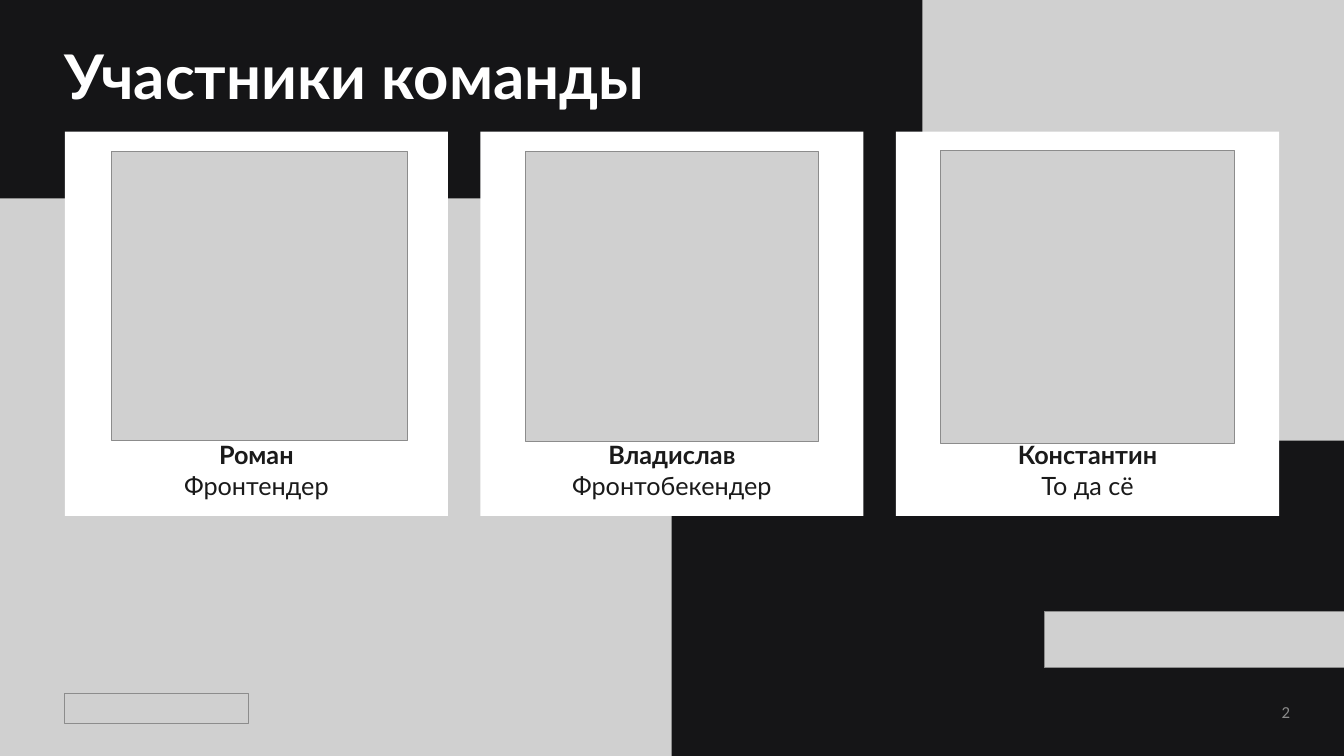
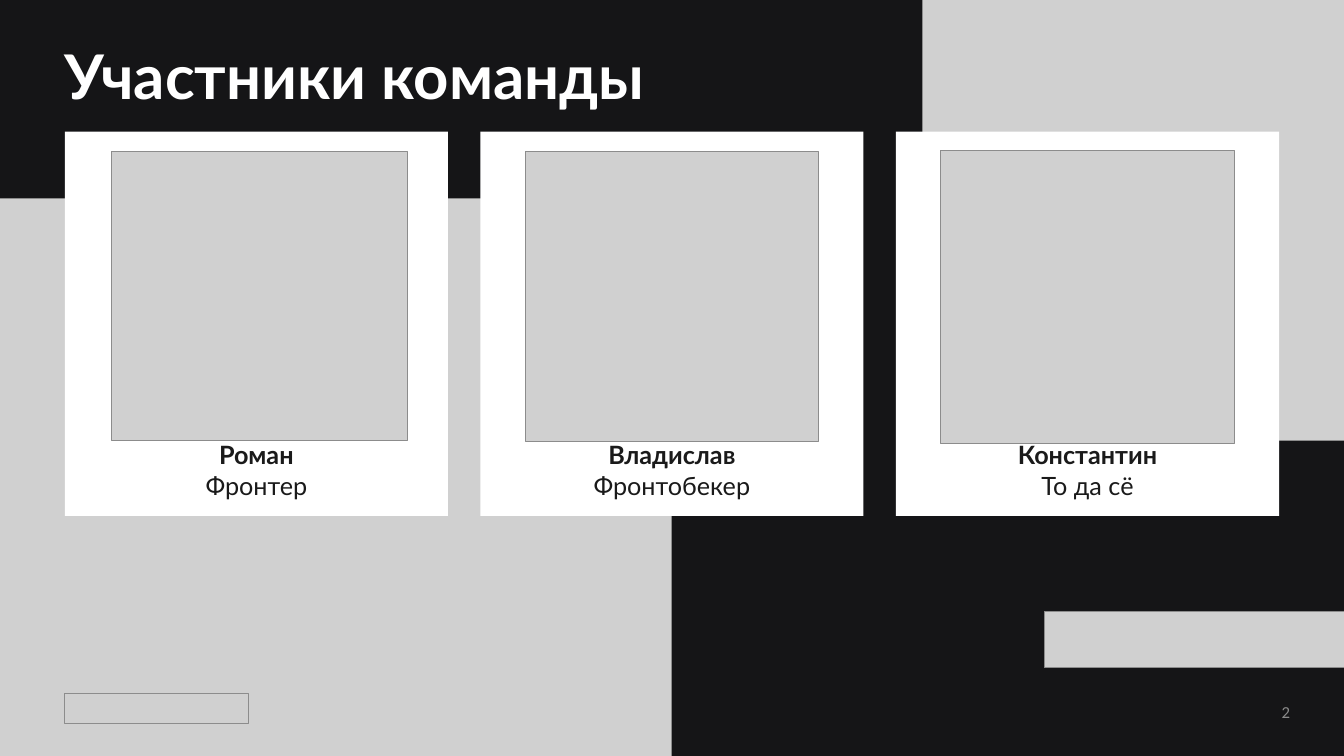
Before and after one commit to vasemkin/wildhack--volunteers, a slide deck: slide 2 of presentation/demo_bITb.pptx. Drawn at 1344x756 pixels with LibreOffice and Linux fonts; fonts in the diff are those of the drawing; grey boxes stand for pictures. Boxes give left, top, right and bottom in pixels: in the first picture for what was removed or moved away, otherwise in the second. Text is boxed around its words. In the diff, an @@ line names an element or a change of style, - is before the commit and + after.

```diff
--- a/presentation/demo_bITb.pptx
+++ b/presentation/demo_bITb.pptx
@@ text at (206, 476, 308, 499): text changed @@
-Фронтендер
+Фронтер
@@ text at (594, 476, 751, 499): text changed @@
-Фронтобекендер
+Фронтобекер
```
Also in this commit, not shown: 3 other slides changed, 2 slides added, 1 slide removed.
